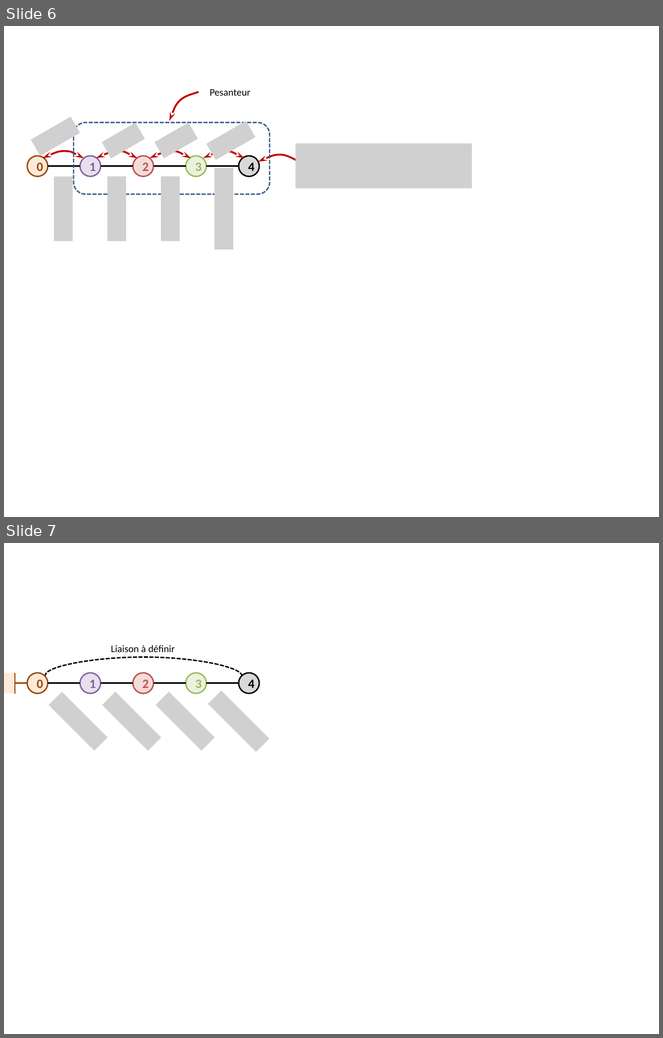
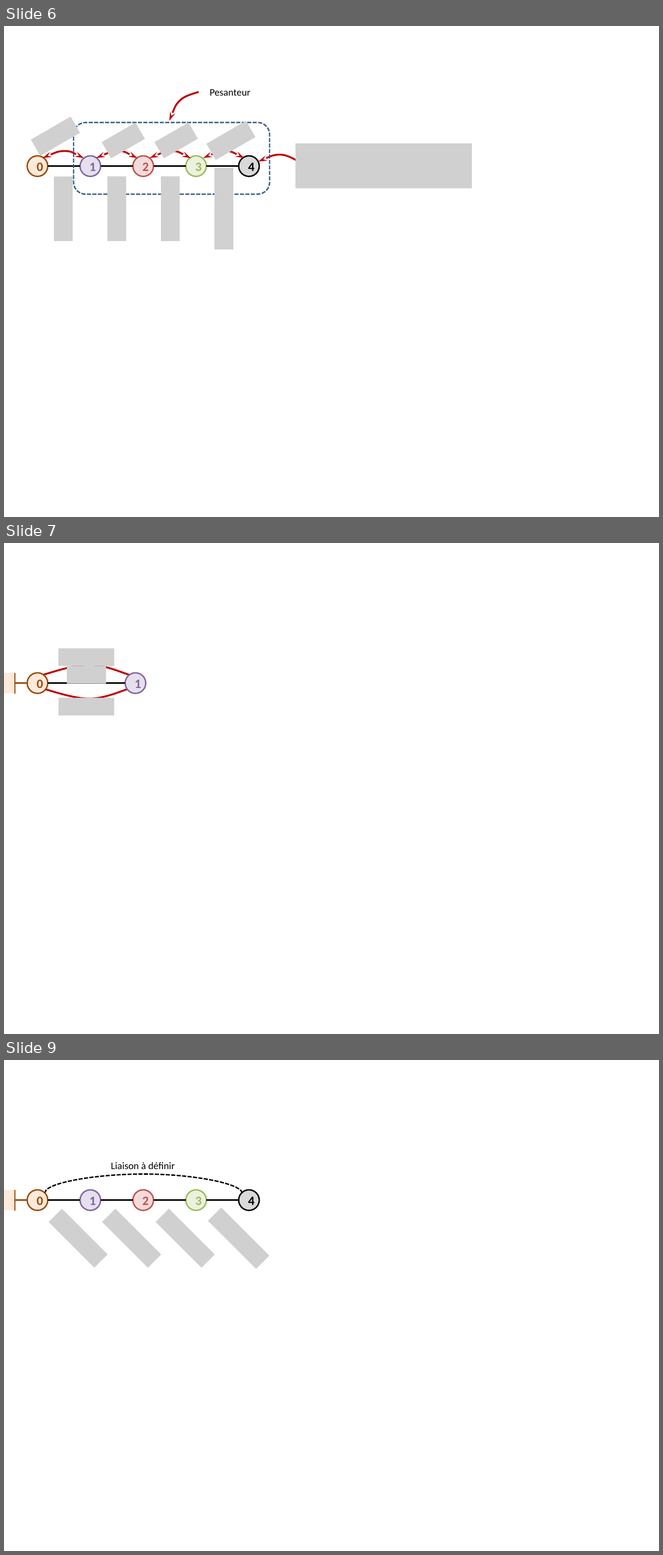
Before and after one commit to xpessoles/Cy_07_PSI_ChaineSolides, a slide deck: Chapitre_02_Hyperstatisme/TD_03_Prehenseur/images/Figures.pptx. Shown one above the other, each under a label of ours: slides 6 and 7 before the commit, slides 6, 7 and 9 after it; the slides between them are not shown. The pictures are 663x1038 and 663x1555 pixels, drawn with LibreOffice and Linux fonts; fonts in the diff are those of the drawing; grey boxes stand for pictures. Boxes give left, top, right and bottom in pixels: in the first picture for what was removed or moved away, otherwise in the second. Text is boxed around its words. In the diff, an @@ line names an element or a change of style, - is before the commit and + after.

```diff
--- a/Chapitre_02_Hyperstatisme/TD_03_Prehenseur/images/Figures.pptx
+++ b/Chapitre_02_Hyperstatisme/TD_03_Prehenseur/images/Figures.pptx
@@ slide 7 added at (4, 543, 659, 1034), background #FFFFFF @@
@@ picture added at (59, 649, 114, 666) @@
@@ freeform shape added at (42, 665, 130, 676), outline #C00000 2 pt @@
@@ picture added at (67, 666, 106, 684) @@
@@ rectangle added at (4, 672, 15, 693), fill #FDEADA @@
@@ line added from (15, 694) to (15, 672), #984807 1.5 pt @@
@@ ellipse added at (27, 672, 47, 693), fill #FDEADA, outline #984807 1.5 pt, 14 pt, text #984807, bold @@
+0
@@ ellipse added at (125, 672, 145, 693), fill #E6E0EC, outline #8064A2 1.5 pt, 14 pt, text #8064A2, bold @@
+1
@@ line added from (15, 683) to (27, 683), #984807 1.5 pt @@
@@ freeform shape added at (42, 689, 130, 699), outline #C00000 2 pt @@
@@ line added from (48, 683) to (125, 683), #000000 1.5 pt @@
@@ picture added at (59, 698, 114, 716) @@
@@ what was slide 7 is now slide 9 @@
```
Also in this commit, not shown: 1 other slide added, 2 other files.
